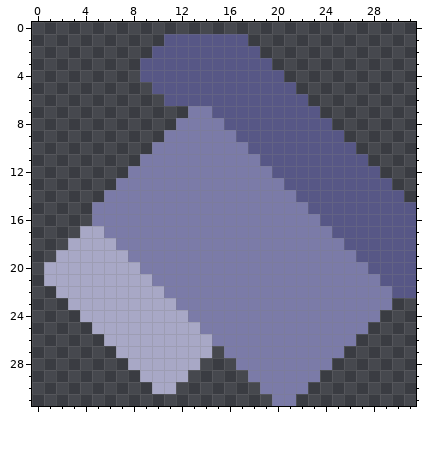
One commit to this pixel-art sprite: sprites/items/cobalt.png. The picture above was drawn from the file before the commit.
The file is 32x32 pixels.
New version:
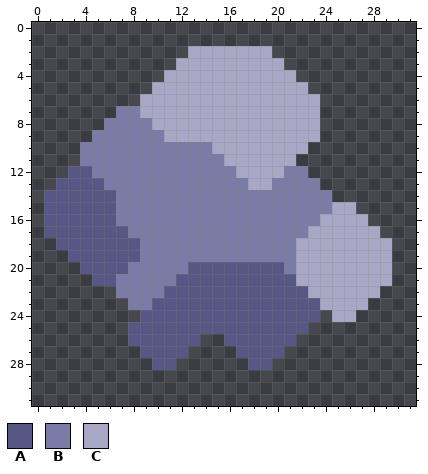
Palette (. is transparent): A #575786  B #7b7ba8  C #a8a8c6
The exact change:
@@ x 0..31 @@
  0 ................................
- 1 ...........AAAAAAA..............
- 2 ..........AAAAAAAAA.............
- 3 .........AAAAAAAAAAA............
- 4 .........AAAAAAAAAAAA...........
- 5 ..........AAAAAAAAAAAA..........
- 6 ...........AAAAAAAAAAAA.........
- 7 .............BBAAAAAAAAA........
- 8 ............BBBBAAAAAAAAA.......
- 9 ...........BBBBBBAAAAAAAAA......
-10 ..........BBBBBBBBAAAAAAAAA.....
-11 .........BBBBBBBBBBAAAAAAAAA....
-12 ........BBBBBBBBBBBBAAAAAAAAA...
-13 .......BBBBBBBBBBBBBBAAAAAAAAA..
-14 ......BBBBBBBBBBBBBBBBAAAAAAAAA.
-15 .....BBBBBBBBBBBBBBBBBBAAAAAAAAA
-16 .....BBBBBBBBBBBBBBBBBBBAAAAAAAA
-17 ....CCBBBBBBBBBBBBBBBBBBBAAAAAAA
-18 ...CCCCBBBBBBBBBBBBBBBBBBBAAAAAA
-19 ..CCCCCCBBBBBBBBBBBBBBBBBBBAAAAA
-20 .CCCCCCCCBBBBBBBBBBBBBBBBBBBAAAA
-21 .CCCCCCCCCBBBBBBBBBBBBBBBBBBBAAA
-22 ..CCCCCCCCCBBBBBBBBBBBBBBBBBBBAA
-23 ...CCCCCCCCCBBBBBBBBBBBBBBBBBB..
-24 ....CCCCCCCCCBBBBBBBBBBBBBBBB...
-25 .....CCCCCCCCCBBBBBBBBBBBBBB....
-26 ......CCCCCCCCCBBBBBBBBBBBB.....
-27 .......CCCCCCCC.BBBBBBBBBB......
-28 ........CCCCCC...BBBBBBBB.......
-29 .........CCCC.....BBBBBB........
-30 ..........CC.......BBBB.........
-31 ....................BB..........
+ 1 ................................
+ 2 .............CCCCCCC............
+ 3 ............CCCCCCCCC...........
+ 4 ...........CCCCCCCCCCC..........
+ 5 ..........CCCCCCCCCCCCC.........
+ 6 .........CCCCCCCCCCCCCCC........
+ 7 .......BBCCCCCCCCCCCCCCC........
+ 8 ......BBBBCCCCCCCCCCCCCC........
+ 9 .....BBBBBBCCCCCCCCCCCCC........
+10 ....BBBBBBBBBBBCCCCCCCC.........
+11 ....BBBBBBBBBBBBCCCCCC..........
+12 ...AABBBBBBBBBBBBCCCCBB.........
+13 ..AAAABBBBBBBBBBBBCCBBBB........
+14 .AAAAAABBBBBBBBBBBBBBBBBB.......
+15 .AAAAAABBBBBBBBBBBBBBBBBBCC.....
+16 .AAAAAABBBBBBBBBBBBBBBBBCCCC....
+17 .AAAAAAABBBBBBBBBBBBBBBCCCCCC...
+18 ..AAAAAAABBBBBBBBBBBBBCCCCCCCC..
+19 ...AAAAAABBBBBBBBBBBBBCCCCCCCC..
+20 ....AAAABBBBBAAAAAAAABCCCCCCCC..
+21 .....AABBBBBAAAAAAAAAACCCCCCCC..
+22 .......BBBBAAAAAAAAAAAACCCCCC...
+23 ........BBAAAAAAAAAAAAAACCCC....
+24 .........AAAAAAAAAAAAAAA.CC.....
+25 ........AAAAAAAAAAAAAAA.........
+26 ........AAAAAA..AAAAAA..........
+27 .........AAAA....AAAA...........
+28 ..........AA......AA............
+29 ................................
+30 ................................
+31 ................................
Boxes around the changes in both pictures, in picture pixels (x1, y1, x2, y2):
changed: (44, 34, 416, 406)
